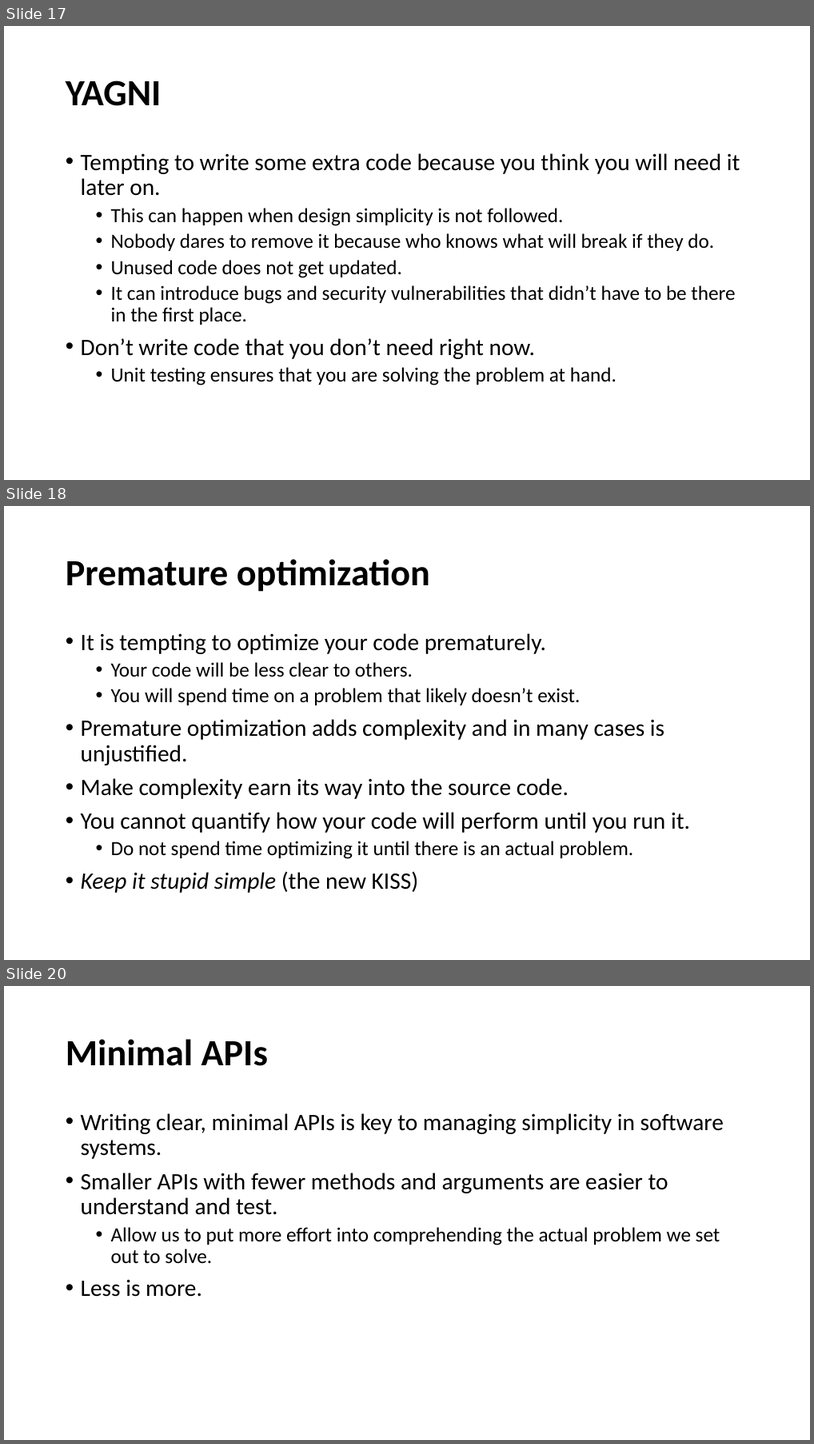
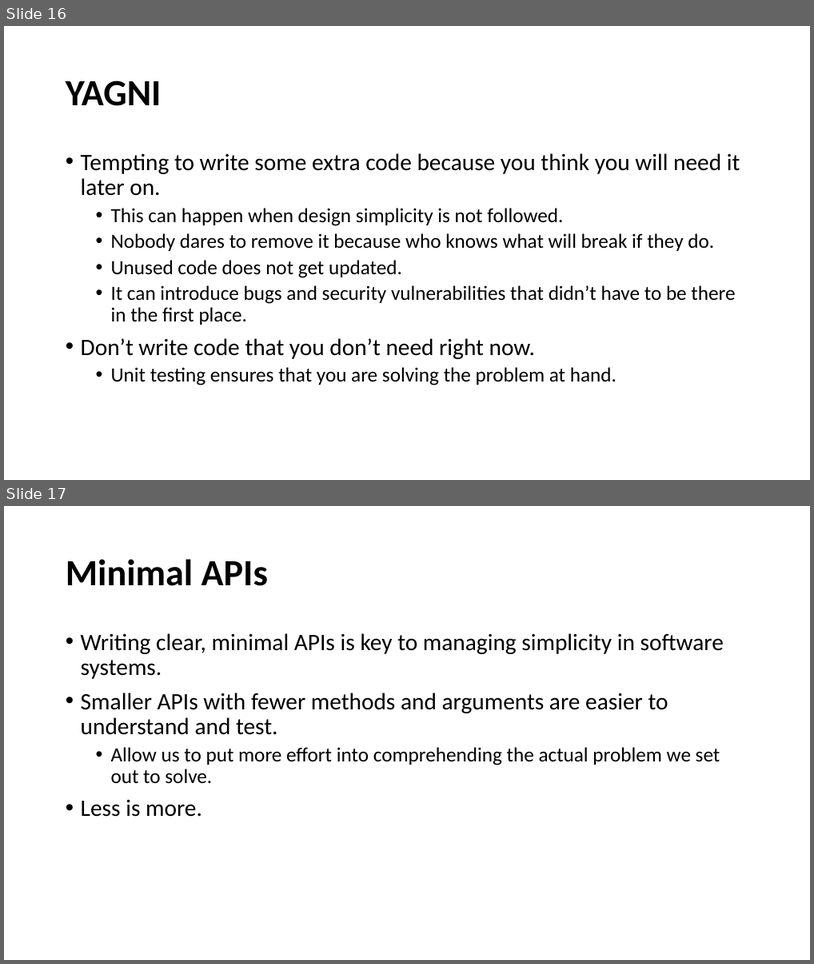
Before and after one commit to cebartling/test-driven, a slide deck: presentations/Introduction to Test-Driven Development.pptx. Shown one above the other, each under a label of ours: slides 17, 18 and 20 before the commit, slides 16 and 17 after it; the slides between them are not shown. The pictures are 814x1444 and 814x964 pixels, drawn with LibreOffice and Linux fonts; fonts in the diff are those of the drawing. Boxes give left, top, right and bottom in pixels: in the first picture for what was removed or moved away, otherwise in the second. Text is boxed around its words. In the diff, an @@ line names an element or a change of style, - is before the commit and + after.

```diff
--- a/presentations/Introduction to Test-Driven Development.pptx
+++ b/presentations/Introduction to Test-Driven Development.pptx
@@ slide 18 removed at (x1=4, y1=506, x2=810, y2=960), background #FFFFFF @@
@@ title removed at (x1=66, y1=559, x2=430, y2=592) @@
-Premature optimization
@@ text removed at (x1=81, y1=633, x2=690, y2=892) @@
-• It is tempting to optimize your code prematurely.
-  • Your code will be less clear to others.
-  • You will spend time on a problem that likely doesn’t exist.
-• Premature optimization adds complexity and in many cases is unjustified.
-• Make complexity earn its way into the source code.
-• You cannot quantify how your code will perform until you run it.
-  • Do not spend time optimizing it until there is an actual problem.
-• Keep it stupid simple (the new KISS)
@@ what was slide 17 is now slide 16 @@
@@ what was slide 20 is now slide 17 @@
```
Also in this commit, not shown: 5 slides changed, 4 other slides removed.
